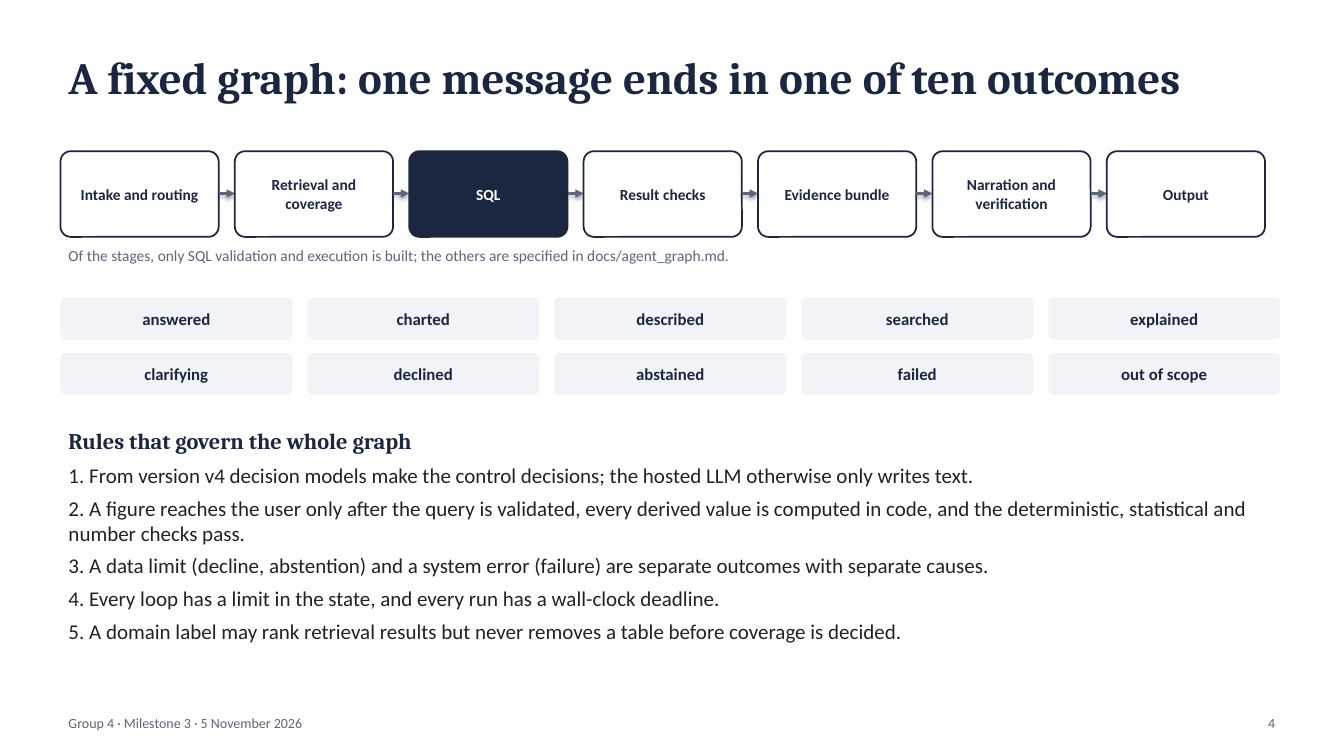
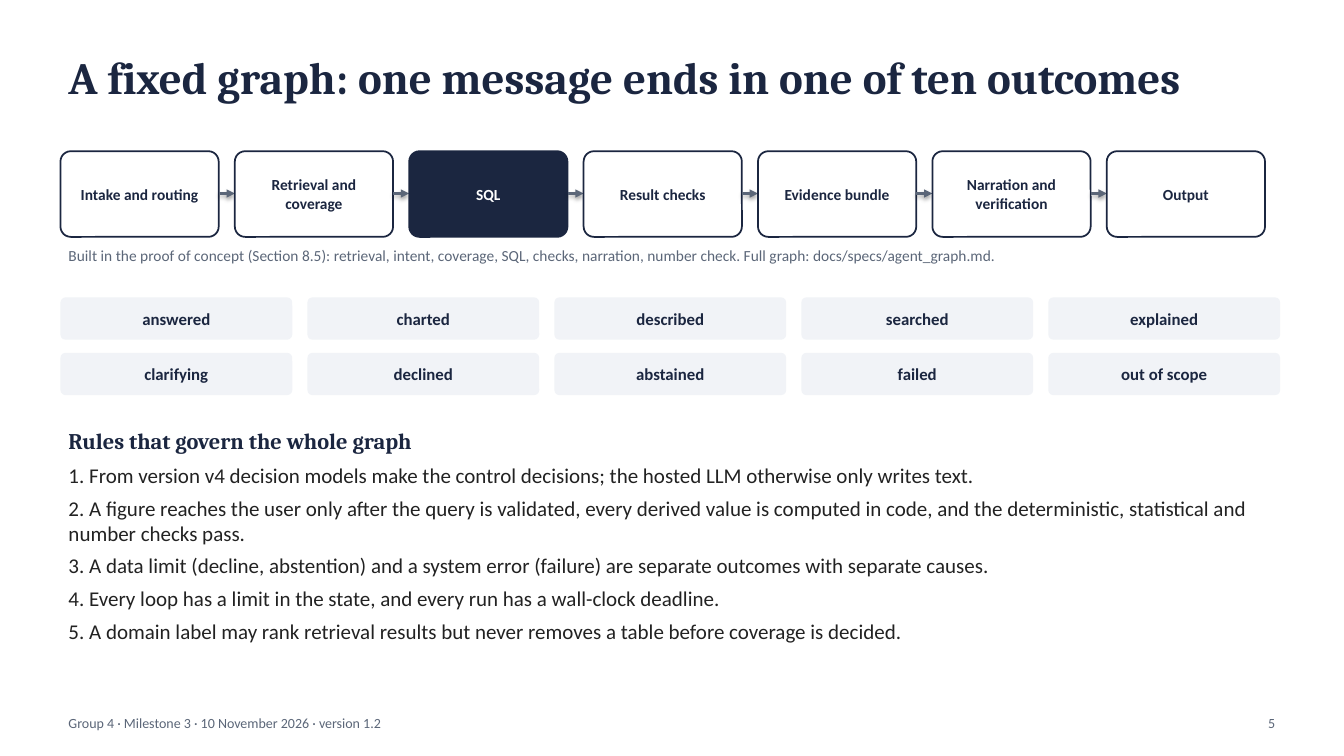
Before and after one commit to sathyaIITM/Group-4-DS-and-AI-Lab-Project, a slide deck: slide 5 of docs/milestones/Milestone3_TA_Presentation.pptx (slide 4 before the commit). Drawn at 1344x756 pixels with LibreOffice and Linux fonts; fonts in the diff are those of the drawing. Boxes give left, top, right and bottom in pixels: in the first picture for what was removed or moved away, otherwise in the second. Text is boxed around its words. In the diff, an @@ line names an element or a change of style, - is before the commit and + after.

Commit message:
DOC: Milestone 3 v1.2 final: slides, sign-off, items moved to Milestone 4, file links in the report; pin the embedding model and pgvector image, record run metadata, add the repeat run and a lock file.

```diff
--- a/docs/milestones/Milestone3_TA_Presentation.pptx
+++ b/docs/milestones/Milestone3_TA_Presentation.pptx
@@ text at (68,250,995,264): text changed @@
-Of the stages, only SQL validation and execution is built; the others are specified in docs/agent_graph.md.
+Built in the proof of concept (Section 8.5): retrieval, intent, coverage, SQL, checks, narration, number check. Full graph: docs/specs/agent_graph.md.
@@ text at (68,718,381,730): text changed @@
-Group 4 · Milestone 3 · 5 November 2026
+Group 4 · Milestone 3 · 10 November 2026 · version 1.2
@@ text at (1268,719,1275,728): text changed @@
-4
+5
```
Also in this commit, not shown: 16 other slides changed, 4 slides added, 10 other files.
